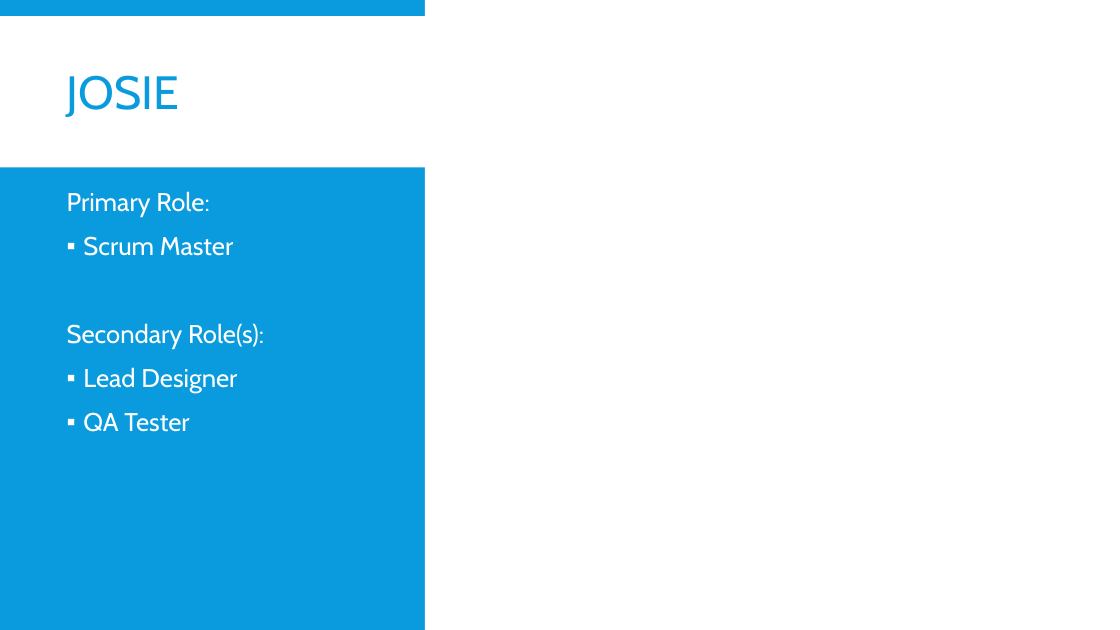
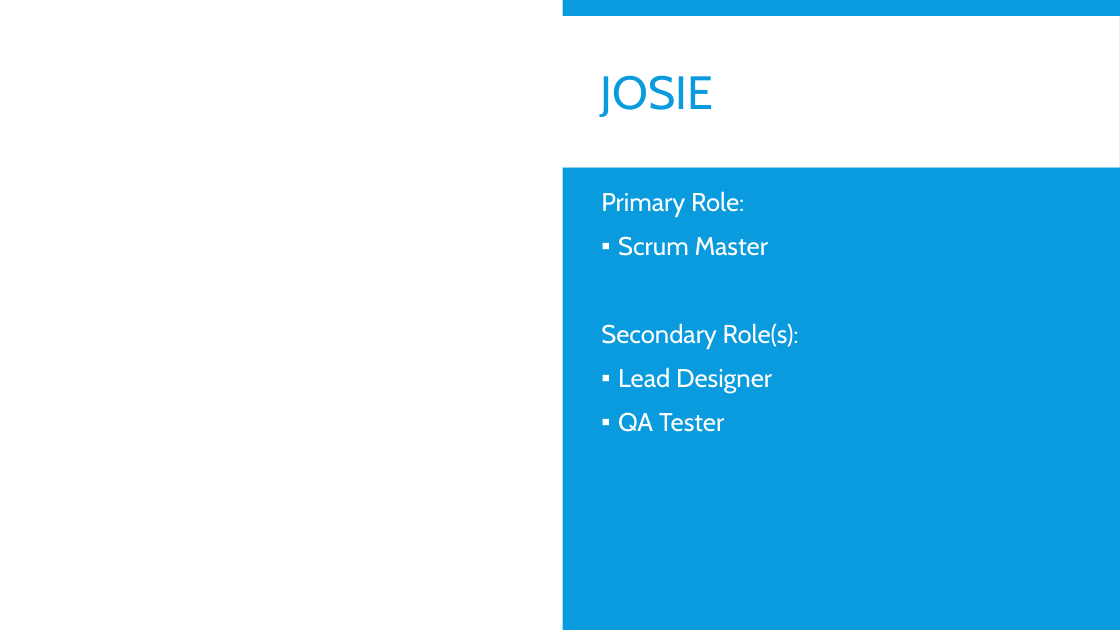
Before and after one commit to bobisapotato/dungeon, a slide deck: slide 4 of Documentation/Team Presentation.pptx. Drawn at 1120x630 pixels with LibreOffice and Linux fonts; fonts in the diff are those of the drawing. Boxes give left, top, right and bottom in pixels: in the first picture for what was removed or moved away, otherwise in the second. Text is boxed around its words. In the diff, an @@ line names an element or a change of style, - is before the commit and + after.

```diff
--- a/Documentation/Team Presentation.pptx
+++ b/Documentation/Team Presentation.pptx
@@ rectangle: place and size @@
-rectangle at (425, 0, 1120, 630)
+rectangle at (0, 0, 563, 630)
@@ rectangle added at (563, 16, 1120, 167), fill #FFFFFF at 95% opacity @@
@@ title "JOSIE": place and size @@
-title "JOSIE" at (67, 75, 180, 117)
+title "JOSIE" at (601, 75, 714, 117)
@@ text "Primary Role:": place and size @@
-text "Primary Role:" at (67, 191, 264, 432)
+text "Primary Role:" at (601, 191, 799, 432)
```
Also in this commit, not shown: 1 other slide changed.
